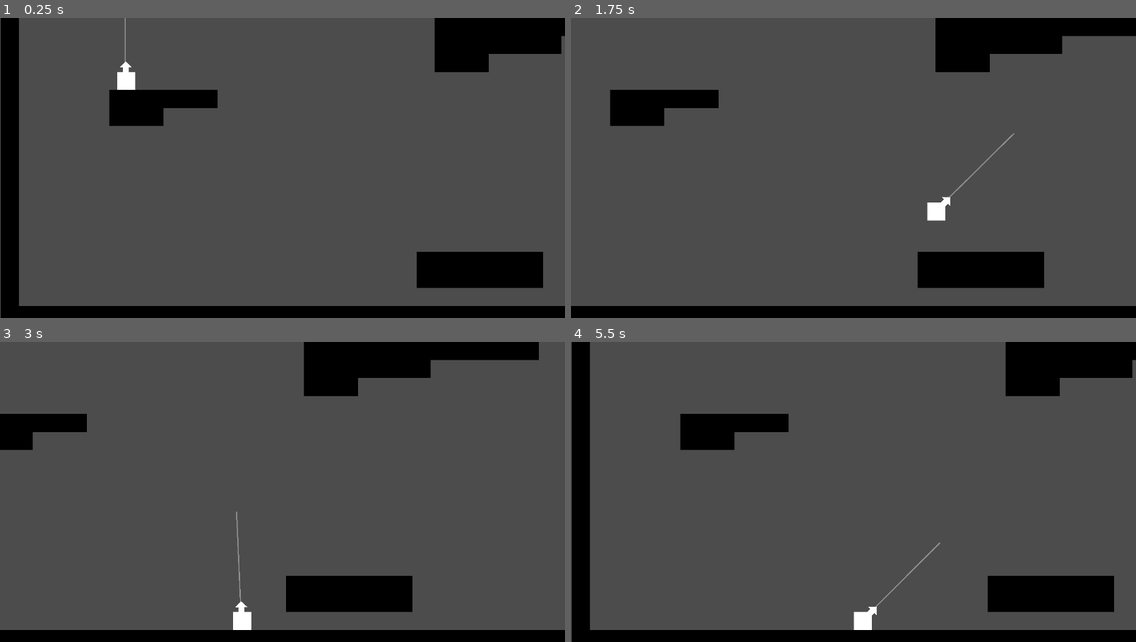
Above: before the commit, frames 1-4 (two rows, left to right).
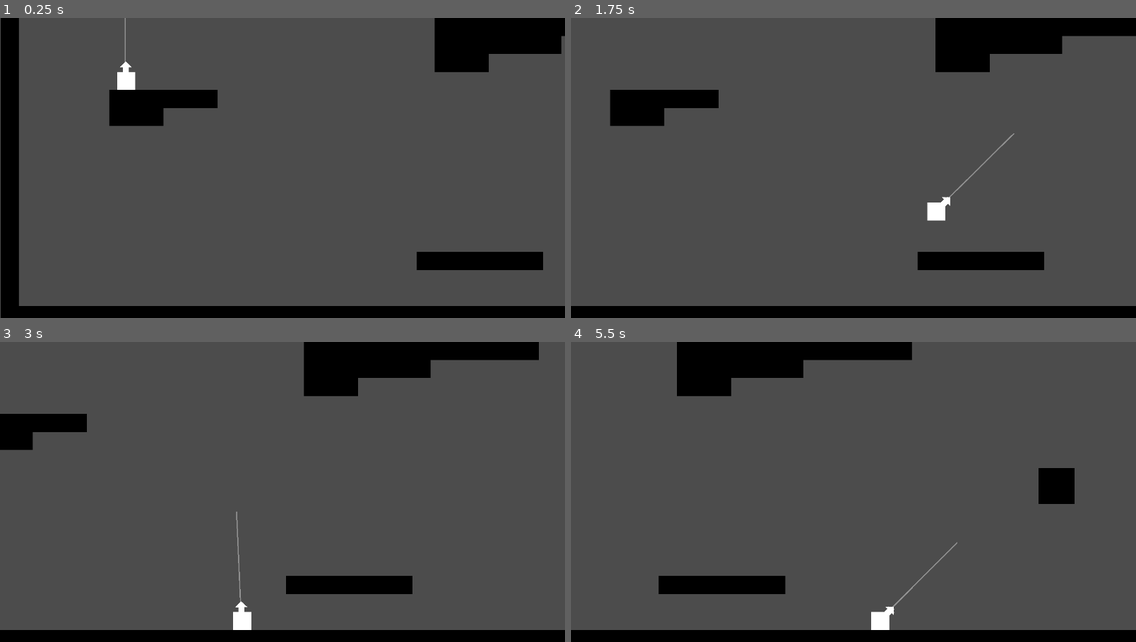
Above: after the commit, the same moments.

Repository: cjsweeten101/dws
Game: Godot game, scene res://Levels/TestingLevel.tscn
The game is run twice, just before and just after one commit, with the same random seed, the same clock (stepped at 60 frames per second) and the same inputs.
Inputs:
- Up to frame 1 (0.25 s): no input
- Up to frame 2 (1.75 s): tap Enter (action) at 0.5, 0.6, 1.35 s; hold D (right) from 0.53 s (still down)
- Up to frame 3 (3 s): release D (right) at 2.03 s; hold A (left) 2.03-2.78 s; tap Enter (action) at 2.1, 2.85 s; hold D (right) from 2.78 s (still down)
- Up to frame 4 (5.5 s): tap Enter (action) at 3.6, 4.35, 5.1 s; release D (right) at 4.28 s; hold A (left) 4.28-5.03 s; hold D (right) from 5.03 s (still down)

The runs differ from the first frame. In frame 1, 1.3% of the frame differs, in the area x 73-97%, y 84-90%; in frame 2, 1.3%; in frame 3, 1.3%; in frame 4, 18%, in the area x 0-100%, y 0-100%.

Commit message:
bb pls i am so lost

Diff:
--- a/Levels/TestingLevel.tscn
+++ b/Levels/TestingLevel.tscn
@@ -4,7 +4,7 @@
 [ext_resource path="res://Tilesets/black_walls.tres" type="TileSet" id=2]
 [ext_resource path="res://Player/Player.tscn" type="PackedScene" id=3]
 
-[node name="TestingLevel" type="Node2D"]
+[node name="TestingLevel" type="Node2D" index="0"]
 
 script = ExtResource( 1 )
 
@@ -27,7 +27,7 @@
 collision_mask = 1
 occluder_light_mask = 1
 format = 1
-tile_data = PoolIntArray( 65535, 0, 0, 23, 0, 0, 24, 0, 0, 2 …(1495 unchanged characters)… , 0, 0, 852062, 0, 0, 983039, 0, 0, 917526, 0, 0, 917527, 0, 0, 917528, 0, 0, 917529, 0, 0, 917530, 0, 0, 917531, 0, 0, 917532, 0, 0, 917598, 0, 0, 1048575, 0, 0, 983134, 0, 0, 1 …(1919 unchanged characters)…
+tile_data = PoolIntArray( 65535, 0, 0, 23, 0, 0, 24, 0, 0, 2 …(1495 unchanged characters)… , 0, 0, 852062, 0, 0, 983039, 0, 0, 917598, 0, 0, 1048575, 0, 0, 983134, 0, 0, 1 …(1919 unchanged characters)…
 _sections_unfolded = [ "Transform" ]
 __meta__ = {
 "_edit_lock_": true
--- a/Player/Player.gd
+++ b/Player/Player.gd
@@ -15,9 +15,9 @@
 var grapple_angle
 var elasticity = .10
 var grapple_boost = Vector2(1.3,1.5)
-var initial_grapple
 var just_released = true
 var grapple_length = 0
+var reel_in_speed = 75
 
 func ready():
 	current_speed = move_and_slide(gravity, UP)
@@ -61,6 +61,7 @@
 		else:
 			current_speed.x = lerp(current_speed.x, 0, air_friction)
 
+
 func draw_miss():
 	var angle = $GrappleCast.rotation
 	$GrappleSprite.visible = true
@@ -82,11 +83,8 @@
 
 func reel_in():
 	var grapple_vector = (grapple_point - global_position)
-	var reel_in_speed = 75
+	grapple_length = grapple_vector.length()
 	current_speed += grapple_vector.normalized()*reel_in_speed
-	if grapple_vector.length() > initial_grapple.length():
-		#Do something here lol
-		pass
 	draw_grapple_hook(grapple_vector)
 
 func draw_grapple_hook(vect):
@@ -108,7 +106,6 @@
 		grapple_point = $GrappleCast.get_collision_point()
 		grappled = true
 		$GrappleSprite.visible = true
-		initial_grapple = global_position - grapple_point
 	elif booly == false:
 		$GrappleCast/AimingSprite.visible = true
 		$GrappleCast/ArrowSprite.position = Vector2(0.095701, 36.381802)
